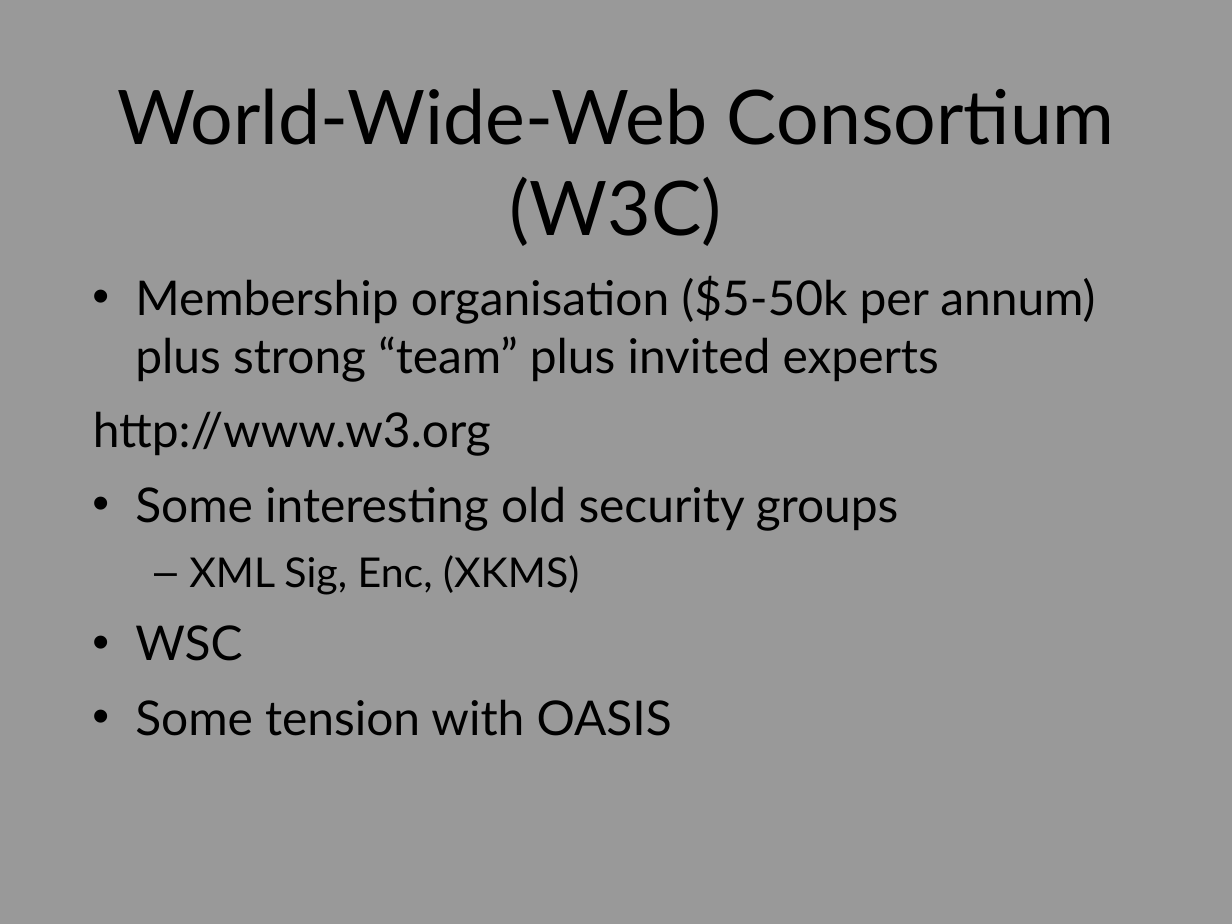
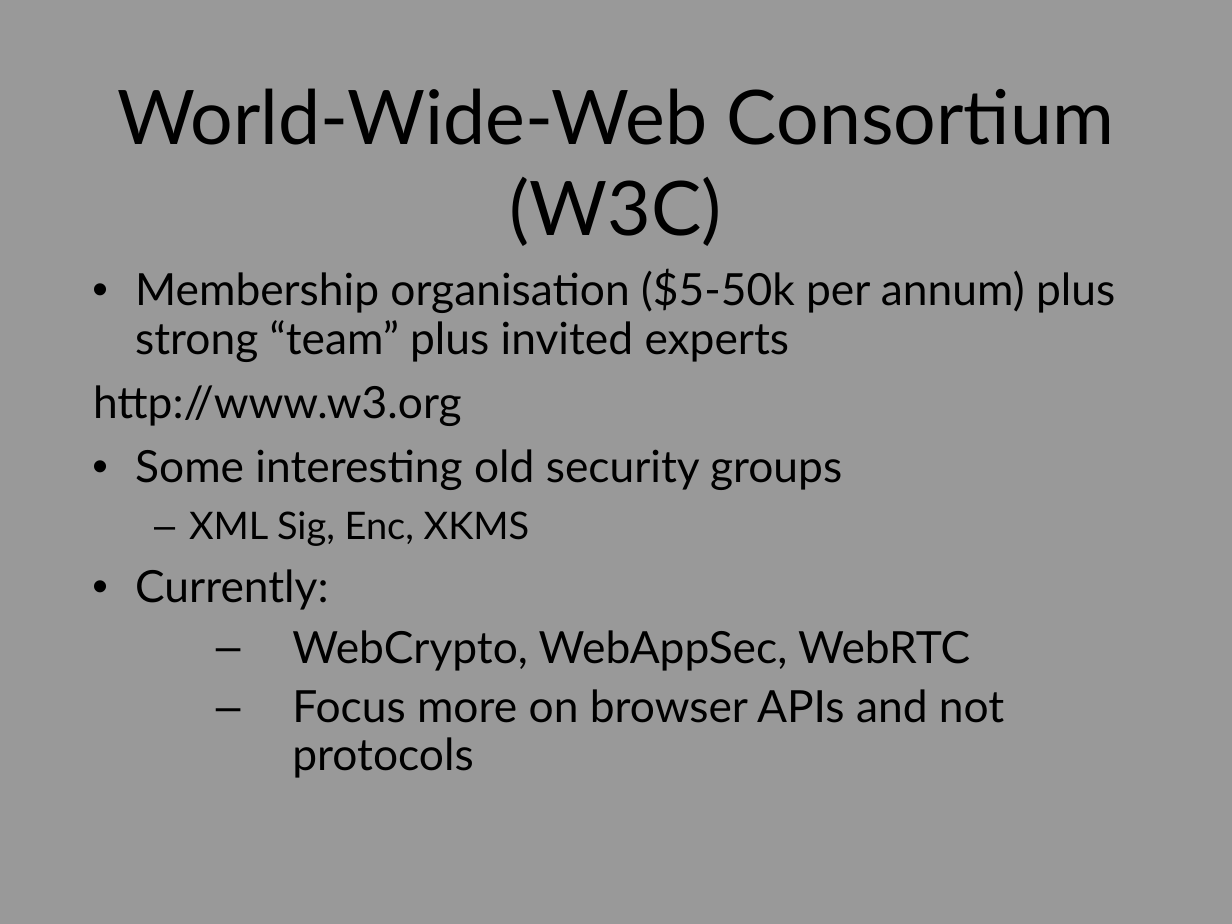
Before and after one commit to sftcd/cs7053, a slide deck: slide 8 of lectures/04-protocols/04-protocols.ppt. Drawn at 1232x924 pixels with LibreOffice and Linux fonts; fonts in the diff are those of the drawing. Boxes give left, top, right and bottom in pixels: in the first picture for what was removed or moved away, otherwise in the second. Text is boxed around its words. In the diff, an @@ line names an element or a change of style, - is before the commit and + after.

```diff
--- a/lectures/04-protocols/04-protocols.ppt
+++ b/lectures/04-protocols/04-protocols.ppt
@@ text at (x1=93, y1=268, x2=1115, y2=490): size 28 to 25.9 pt in "Membership organisation ($5-50k per annum) plus strong ...", "http://www.w3.org", "Some interesting old security groups"; line spacing 1.01 to 0.91; line spacing 1.06 to 0.96 @@
@@ text at (x1=135, y1=511, x2=1004, y2=778): text changed; size 28 to 25.9 pt @@
-  – XML Sig, Enc, (XKMS)
-• WSC
-• Some tension with OASIS
+  – XML Sig, Enc, XKMS
+• Currently:
+  – WebCrypto, WebAppSec, WebRTC
+  – Focus more on browser APIs and not protocols
```
Also in this commit, not shown: 51 other slides changed, 1 slide added, 9 slides removed.
